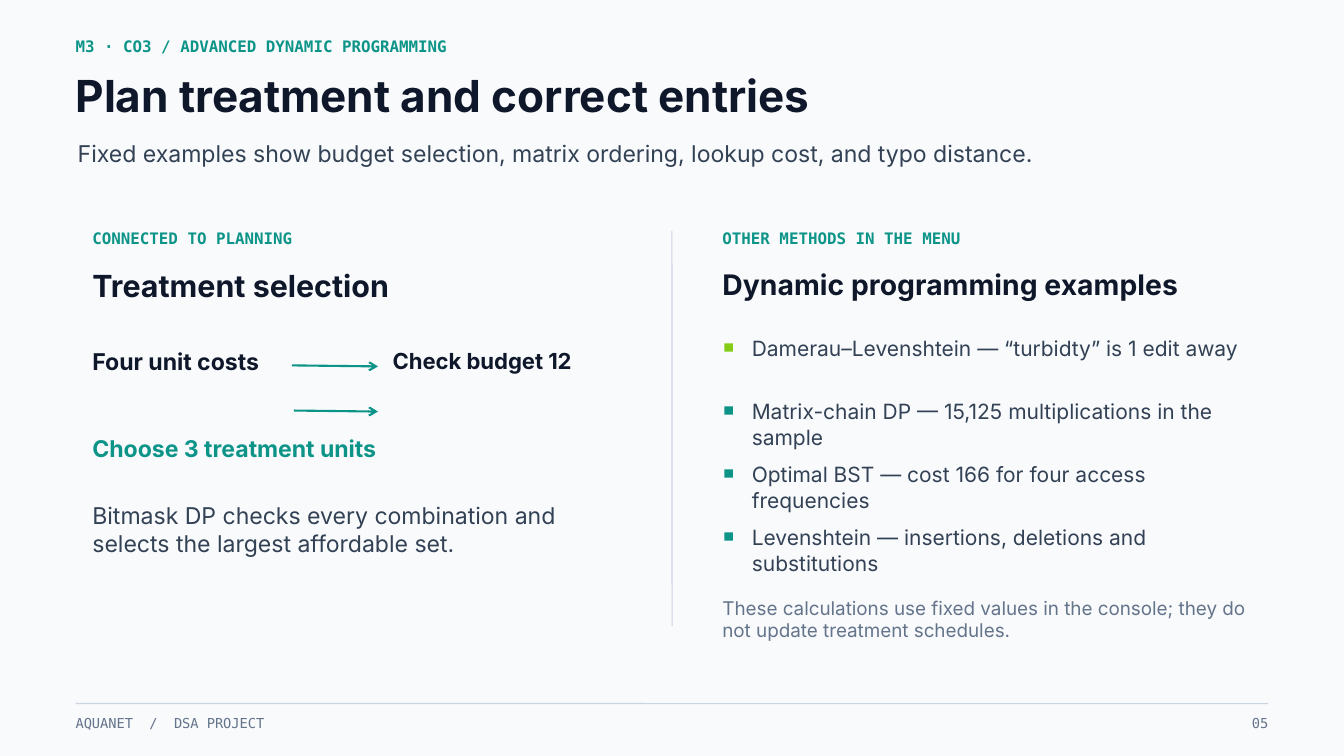
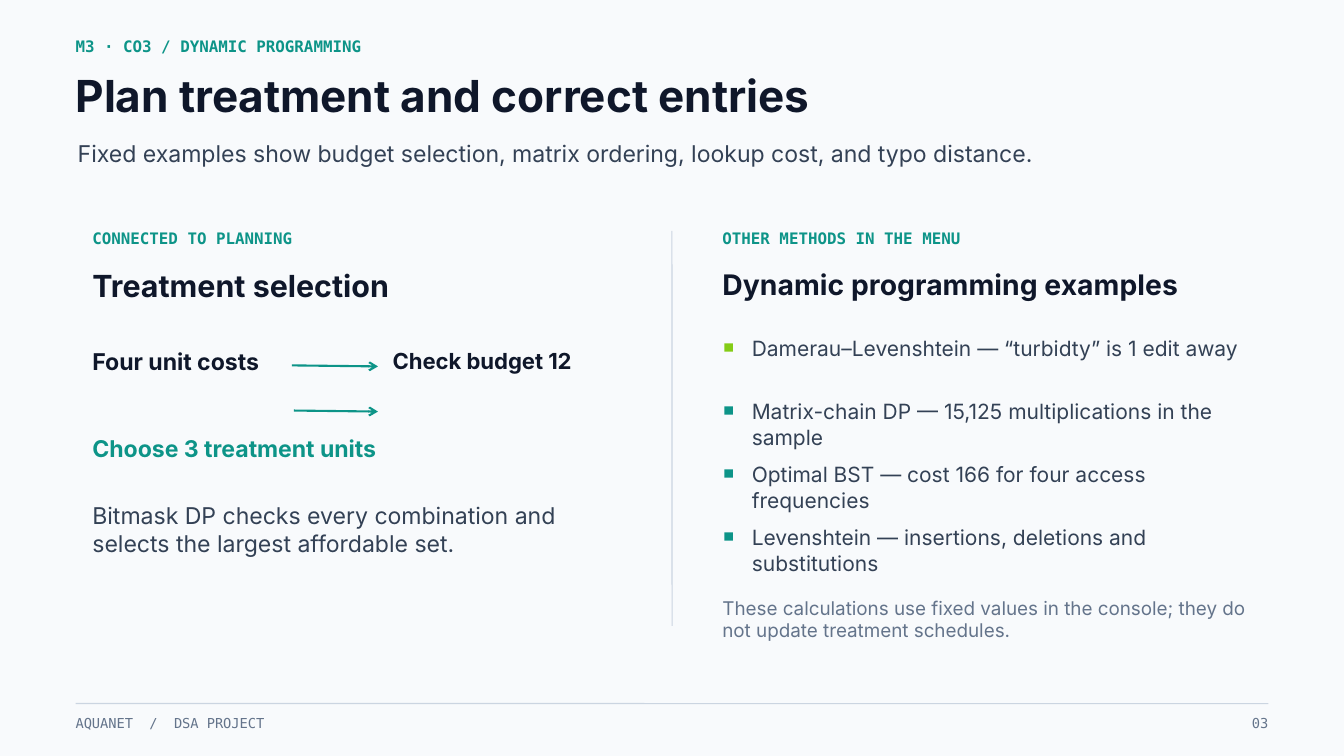
Before and after one commit to yashwanth-1729/aqua-net, a slide deck: slide 3 of presentation/AquaNet_DSA_Project_Presentation.pptx (slide 5 before the commit). Drawn at 1344x756 pixels with LibreOffice and Linux fonts; fonts in the diff are those of the drawing. Boxes give left, top, right and bottom in pixels: in the first picture for what was removed or moved away, otherwise in the second. Text is boxed around its words. In the diff, an @@ line names an element or a change of style, - is before the commit and + after.

```diff
--- a/presentation/AquaNet_DSA_Project_Presentation.pptx
+++ b/presentation/AquaNet_DSA_Project_Presentation.pptx
@@ text at (76, 40, 361, 53): text changed @@
-M3 · CO3 / ADVANCED DYNAMIC PROGRAMMING
+M3 · CO3 / DYNAMIC PROGRAMMING
@@ text at (1252, 718, 1268, 728): text changed @@
-05
+03
```
Also in this commit, not shown: 5 other slides changed, 4 slides removed.
